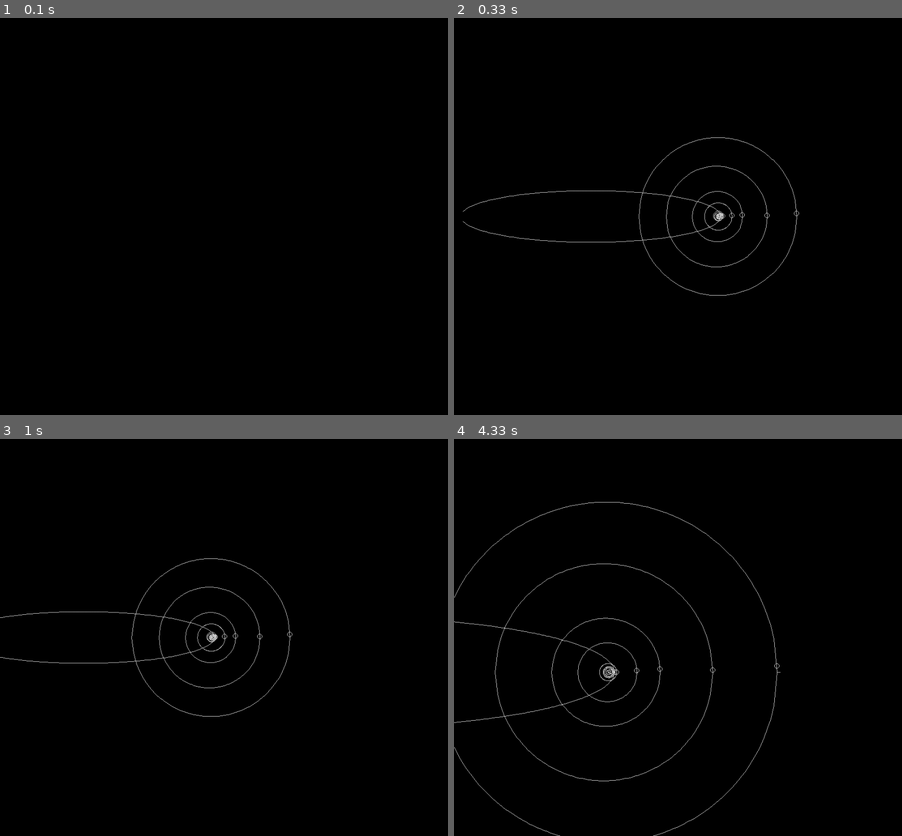
Above: before the commit, frames 1-4 (two rows, left to right).
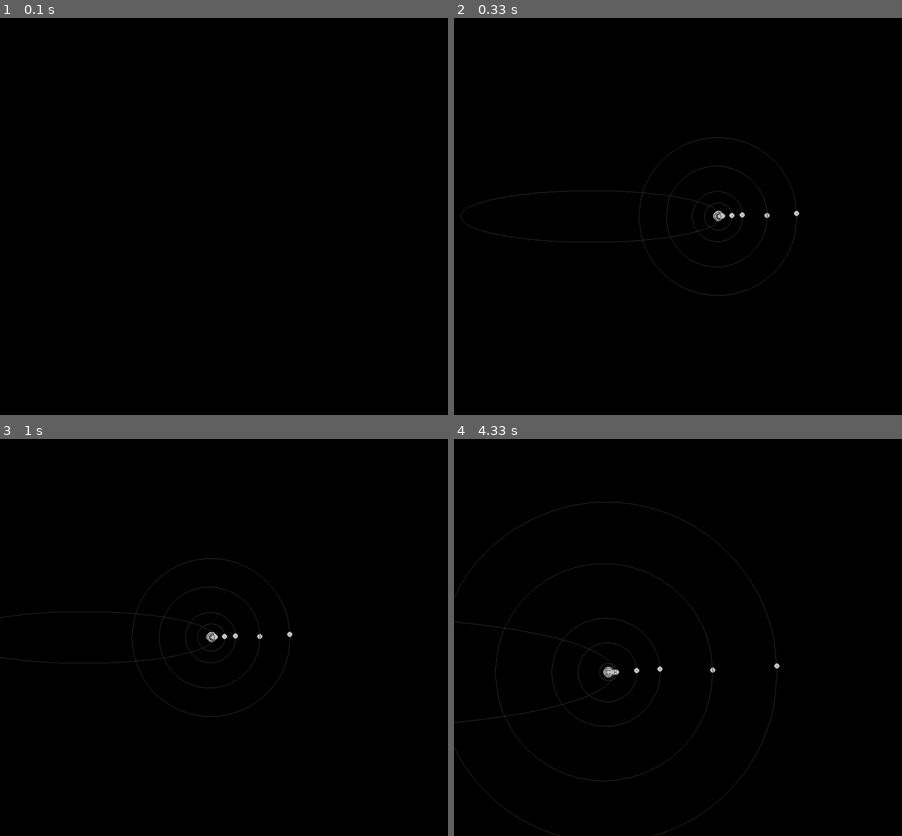
Above: after the commit, the same moments.

Repository: iparedes/Flatspace2
Game: pygame game, started from main.py
The game is run twice, just before and just after one commit, with the same random seed, the same clock (stepped at 60 frames per second) and the same inputs.
Inputs:
- Up to frame 1 (0.1 s): no input
- Up to frame 2 (0.33 s): no input
- Up to frame 3 (1 s): hold Right 0.33-0.8 s; hold Up from 0.83 s (still down); tap Z at 0.9 s; tap X at 0.98 s
- Up to frame 4 (4.33 s): release Up at 1.13 s; hold Right 1.17-1.63 s; tap Z at 1.23, 1.73, 2.03, 2.3, 2.63, 3.07, 3.47, 3.77, 4.13 s; hold Left 1.67-2.2 s; hold Down 2.23-2.53 s; tap X at 2.38, 3.55 s; hold Left 2.57-2.97 s; hold Up 3-3.37 s; hold Right 3.4-4.03 s; hold Down from 4.07 s (still down)

Frame 1 is identical in both runs. In frame 2, 0.9% of the frame differs, in the area x 1-78%, y 30-70%; in frame 3, 0.8%; in frame 4, 1.3%, in the area x 0-73%, y 15-100%.

Commit message:
Added satellites Added fill to planets and gray to orbits. Testing bigger epsilon

Diff:
--- a/display.py
+++ b/display.py
@@ -5,6 +5,7 @@
 SCREEN_RATIO = 0.75  # 4:3
 
 WHITE = (200, 200, 200)
+GRAY = (50,50,50)
 LINE_WIDTH = 1
 
 
@@ -46,8 +47,8 @@
         p=self.trans(pos,area)
         self.draw_point(p)
 
-    def draw_circle(self, Pos, radius):
-        pg.draw.circle(self.screen, WHITE, Pos.coords(), radius, LINE_WIDTH)
+    def draw_circle(self, Pos, radius, linewidth=0):
+        pg.draw.circle(self.screen, WHITE, Pos.coords(), radius, linewidth)
 
     def draw_Xmarks_cartesian(self,k,area):
         step=self.WIDTH/area.width
@@ -161,12 +162,12 @@
         # corner_pos+=pos
 
 
-    def draw_path(self,path):
+    def draw_path(self,path,color=GRAY):
         p1=path.pop()
         while path:
             p2=path.pop()
             if self.belongs(p1.x,p1.y) or self.belongs(p2.x,p2.y):
-                pg.draw.line(self.screen, WHITE, p1.coords(), p2.coords(), LINE_WIDTH)
+                pg.draw.line(self.screen, color, p1.coords(), p2.coords(), LINE_WIDTH)
             p1=p2
 
     def draw_ex(self,pos):
--- a/fspace.py
+++ b/fspace.py
@@ -21,7 +21,8 @@
     @pos.setter
     def pos(self,p):
         self._pos=p
-        #todo Needs to update the positions (focus) of the orbits of all satellites
+        for s in self.satellites:
+            s.orbit.focus=p
 
     @property
     # returns the area of flatspace that the element is occupying
@@ -93,6 +94,11 @@
     # updates the pos of the body in the orbit according to a delta in seconds
     def update_pos(self,delta):
         self.set_pos_time(self.time+delta)
+        for s in self.satellites:
+            s.set_pos_time(self.time+delta)
+
+    def add_satellite(self,s):
+        self.satellites.append(s)
 
 class Sun(Body):
     def __init__(self, name="", mass=0, pos=None, radius=0):
@@ -102,7 +108,7 @@
         self.pos=Pos(0,0)
 
     def add_planet(self, planet):
-        self.satellites.append(planet)
+        self.add_satellite(planet)
 
     @property
     def area(self):
@@ -136,6 +142,7 @@
         return R
 
 
+
 class Orbit():
     # focus1 is the position of focus1
     def __init__(self, focus1=None, peri=0, apo=0, incl=0):
@@ -168,6 +175,9 @@
     @property
     def focus(self):
         return self.ellipse.focus1
+    @focus.setter
+    def focus(self,pos):
+        self.ellipse.focus1=pos
 
     @property
     def center(self):
--- a/game.py
+++ b/game.py
@@ -52,6 +52,7 @@
     def load_data(self):
         file1 = open(DATA_FILE, 'r')
         Lines = file1.readlines()
+        lastPlanet=None
         for l in Lines:
             l.strip()
             if l[0] != '#':
@@ -61,6 +62,16 @@
                     self.SS.Sol.mass = float(items[1])
                     self.SS.Sol.radius = float(items[2])
                     self.SS.Sol.pos = Pos(0, 0)
+                elif items[0] == "*": # Satellite
+                    name=items[1]
+                    mass=float(items[2])
+                    radius = float(items[3])
+                    peri = float(items[4])
+                    apo = float(items[5])
+                    incl = float(items[6])
+                    pos = float(items[7])
+                    s=Planet(lastPlanet,name,mass,radius,peri,apo,incl,pos)
+                    lastPlanet.add_satellite(s)
                 else:
                     name=items[0]
                     mass=float(items[1])
@@ -74,6 +85,7 @@
                         self.max_peri=peri
                     #self.SS.add_planet(name,mass,radius,peri,apo,incl,pos)
                     P=Planet(self.SS.Sol,name,mass,radius,peri,apo,incl,pos)
+                    lastPlanet=P
                     self.SS.Sol.add_planet(P)
 
 
@@ -85,10 +97,13 @@
             if self.View.in_view(p):
                 self.View.draw_planet(p)
             # draw orbit
-            #print(self.View.area)
-            #print(p.orbit.area)
             if self.View.area.overlap(p.orbit.area):
                 self.View.draw_orbit(p.orbit)
+            for s in p.satellites:
+                if self.View.in_view(p):
+                    self.View.draw_satellite(s)
+                if self.View.area.overlap(s.orbit.area):
+                    self.View.draw_orbit(s.orbit)
 
 
 
--- a/view.py
+++ b/view.py
@@ -1,7 +1,7 @@
 from geometry import *
 
 PATH_RESOLUTION=100
-EPSILON=10E-9 # small number used to avoid non existing values in the ellipse when calculating in the border of its area
+EPSILON=10E-1 # small number used to avoid non existing values in the ellipse when calculating in the border of its area
 DEFAULT_PLANET_RADIUS=5 # radius to draw when the planet is too small to be seen
 DEFAULT_SUN_RADIUS=10 # radius to draw when the planet is too small to be seen
 
@@ -63,6 +63,14 @@
         if radius==0:
             radius=DEFAULT_PLANET_RADIUS
         self.display.draw_circle(pos, radius)
+
+    def draw_satellite(self,planet):
+        pos=self.trans(planet.pos)
+        radius=int(planet.radius/self.mperpixel)
+        if radius==0:
+            radius=DEFAULT_PLANET_RADIUS
+        self.display.draw_circle(pos, radius)
+
 
     def draw_sun(self,sun):
         pos=self.trans(sun.pos)
Not shown, changed: data
Not shown, changed: data2
Not shown, added: data3
